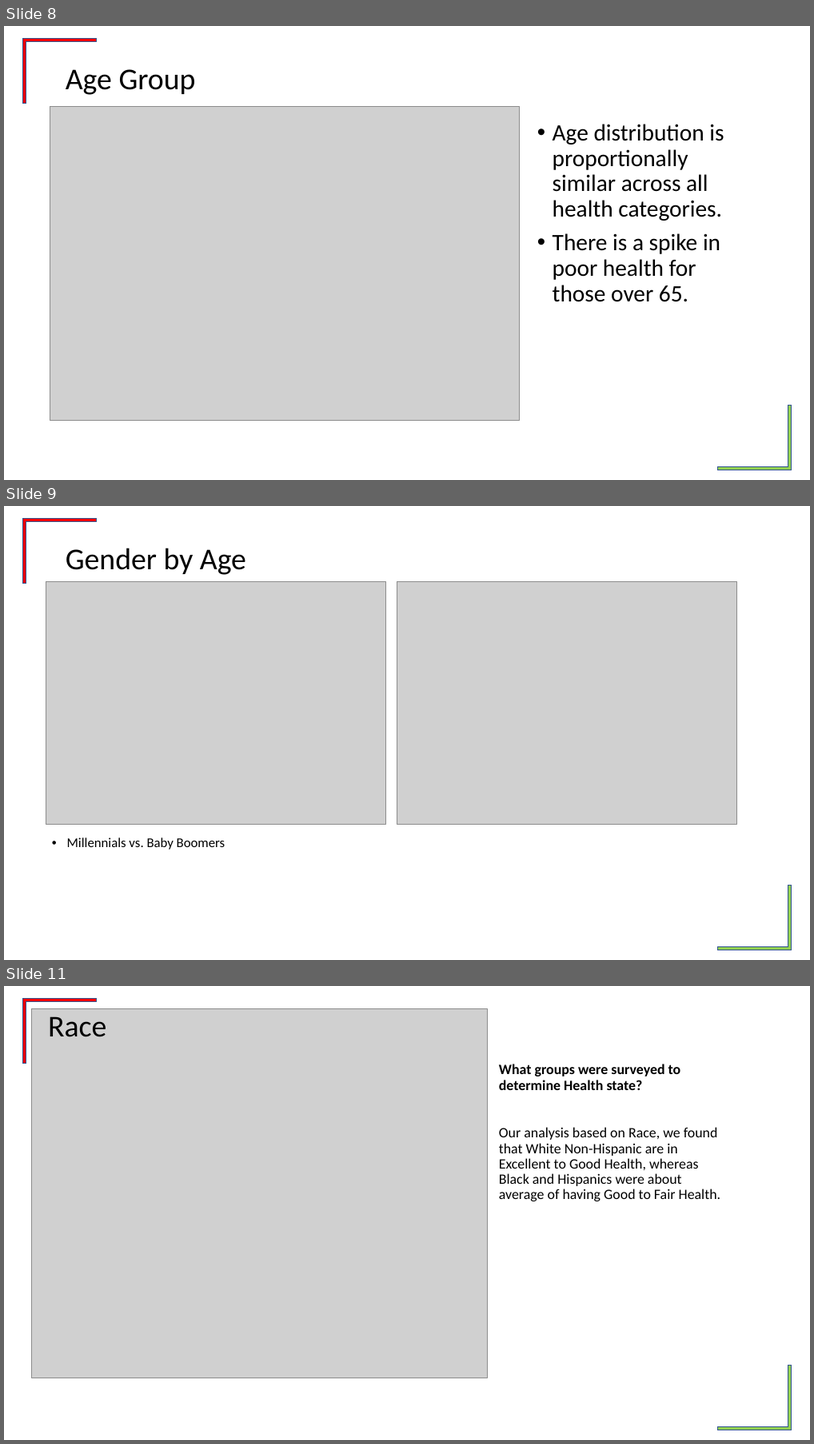
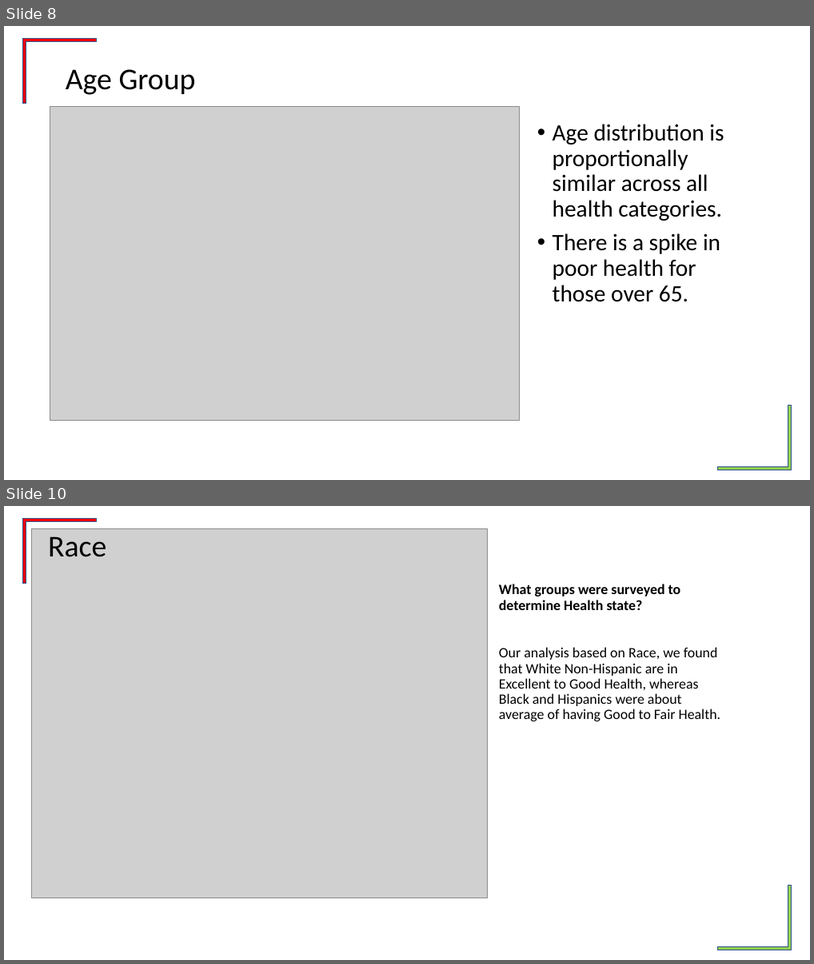
Before and after one commit to tonianderson7329/What-the-Variable, a slide deck: Project1Master.pptx. Shown one above the other, each under a label of ours: slides 8, 9 and 11 before the commit, slides 8 and 10 after it; the slides between them are not shown. The pictures are 814x1444 and 814x964 pixels, drawn with LibreOffice and Linux fonts; fonts in the diff are those of the drawing; grey boxes stand for pictures; background and template pictures are left out. Boxes give left, top, right and bottom in pixels: in the first picture for what was removed or moved away, otherwise in the second. Text is boxed around its words. In the diff, an @@ line names an element or a change of style, - is before the commit and + after.

```diff
--- a/Project1Master.pptx
+++ b/Project1Master.pptx
@@ slide 9 removed at [4,506,810,960], background #FFFFFF; not listed: 2 template elements that a slide beside it also shows @@
@@ title removed at [66,548,246,575] @@
-Gender by Age
@@ picture removed at [46,582,386,824] @@
@@ picture removed at [398,582,738,824] @@
@@ text removed at [67,837,226,849] @@
-• Millennials vs. Baby Boomers
@@ what was slide 11 is now slide 10 @@
```
Also in this commit, not shown: 3 slides changed, 1 other file.
